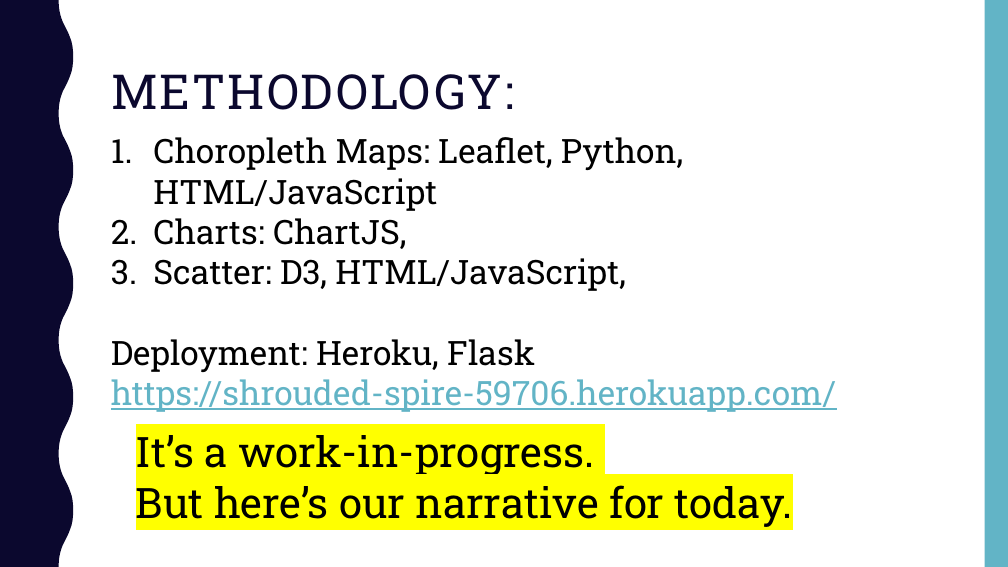
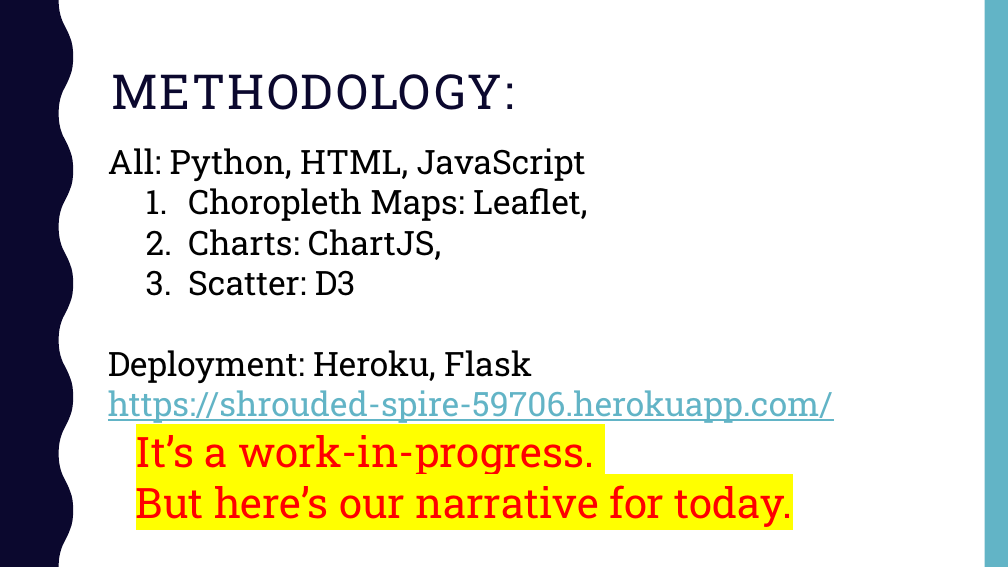
Before and after one commit to Jonheston/LA_Crime_visualizations, a slide deck: slide 5 of Project - 2 - LACity Crime Visualizations.pptx (slide 4 before the commit). Drawn at 1008x567 pixels with LibreOffice and Linux fonts; fonts in the diff are those of the drawing. Boxes give left, top, right and bottom in pixels: in the first picture for what was removed or moved away, otherwise in the second. Text is boxed around its words. In the diff, an @@ line names an element or a change of style, - is before the commit and + after.

```diff
--- a/Project - 2 - LACity Crime Visualizations.pptx
+++ b/Project - 2 - LACity Crime Visualizations.pptx
@@ text "All: Python, HTML, JavaScript": place and size @@
-text "All: Python, HTML, JavaScript" at (111, 137, 836, 412)
+text "All: Python, HTML, JavaScript" at (108, 148, 833, 423)
@@ text at (108, 148, 587, 221): text changed @@
-1. Choropleth Maps: Leaflet, Python, HTML/JavaScript
+All: Python, HTML, JavaScript
+  1. Choropleth Maps: Leaflet,
@@ text at (188, 229, 441, 260): list level 1 to 2 in "Charts: ChartJS," @@
@@ text at (188, 270, 355, 296): text changed @@
-3. Scatter: D3, HTML/JavaScript,
+  3. Scatter: D3
@@ text "It’s a work-in-progress." at (136, 435, 793, 527): text colour #000000 to #FF0000 @@
```
Also in this commit, not shown: 1 other slide changed, 1 slide added.
